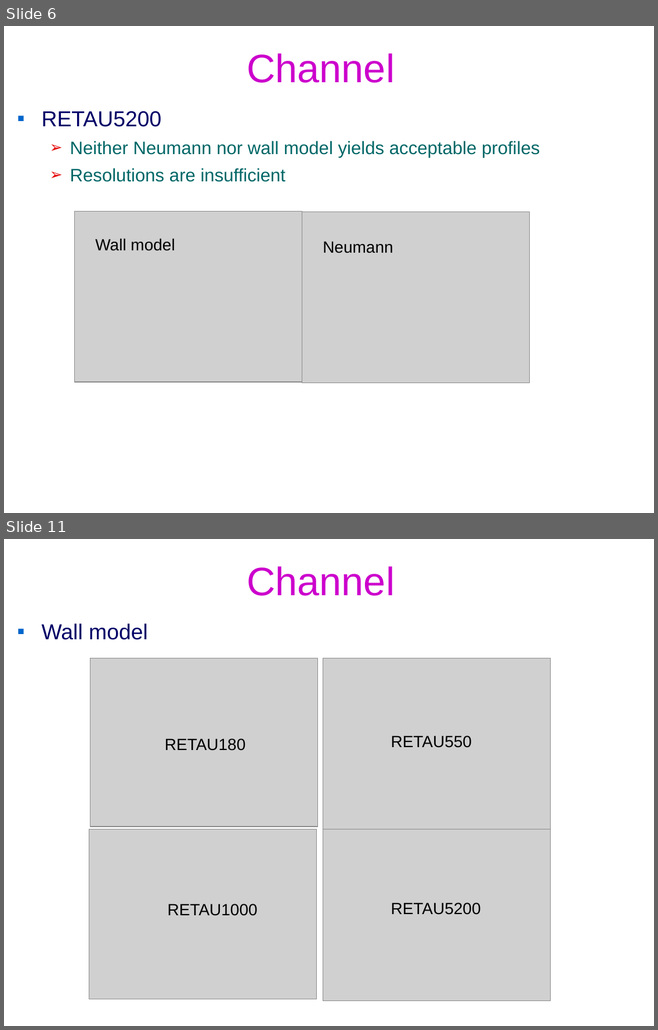
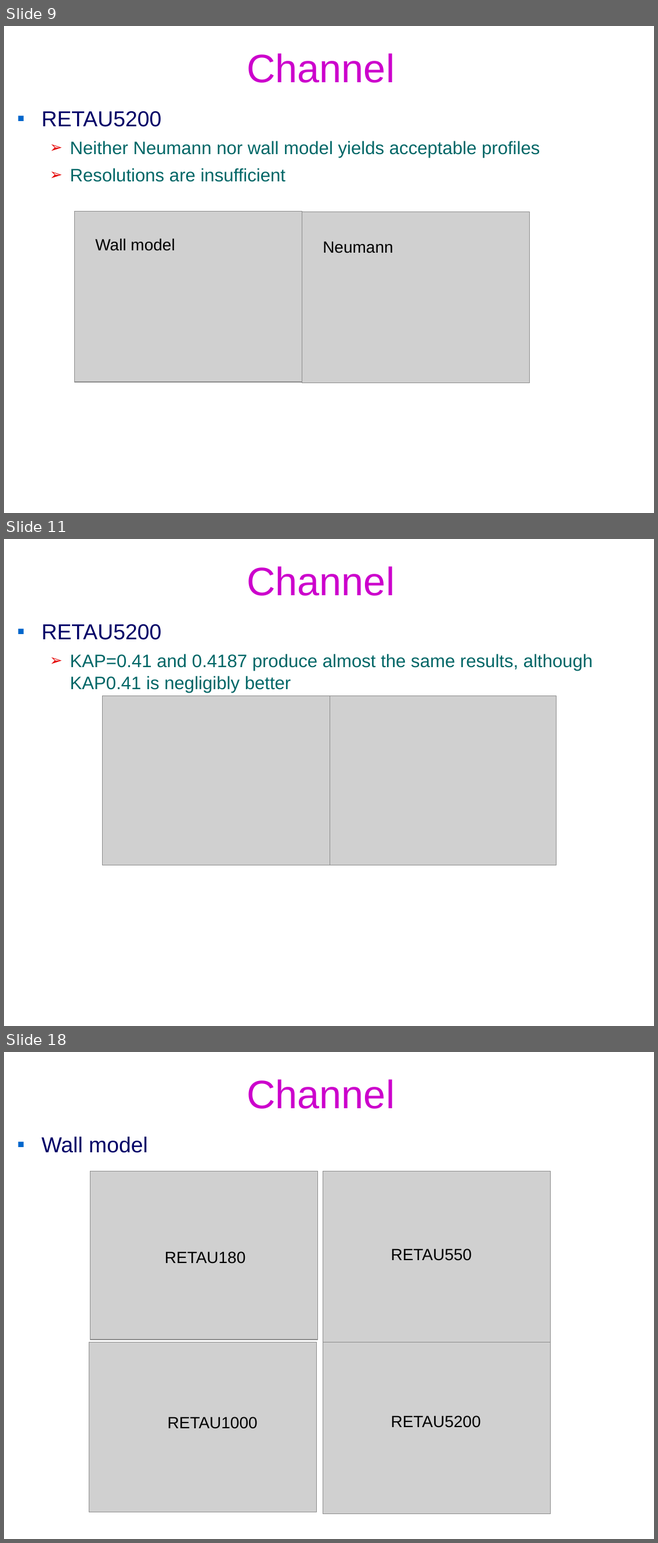
Before and after one commit to federicoVerolini/CaLES, a slide deck: docs/vv.pptx. Shown one above the other, each under a label of ours: slides 6 and 11 before the commit, slides 9, 11 and 18 after it; the slides between them are not shown. The pictures are 658x1030 and 658x1543 pixels, drawn with LibreOffice and Linux fonts; fonts in the diff are those of the drawing; grey boxes stand for pictures; background and template pictures are left out. Boxes give left, top, right and bottom in pixels: in the first picture for what was removed or moved away, otherwise in the second. Text is boxed around its words. In the diff, an @@ line names an element or a change of style, - is before the commit and + after.

```diff
--- a/docs/vv.pptx
+++ b/docs/vv.pptx
@@ slide 11 added at box(4, 539, 654, 1026), background #FFFFFF @@
@@ title added at box(246, 566, 394, 596), 44 pt, text #CC00CC @@
+Channel
@@ text added at box(42, 624, 592, 693), 20 pt, text #006666 @@
+▪ RETAU5200
+  ➢ KAP=0.41 and 0.4187 produce almost the same results, although KAP0.41 is negligibly better
@@ picture added at box(102, 696, 329, 865) @@
@@ picture added at box(329, 696, 556, 865) @@
@@ what was slide 6 is now slide 9 @@
@@ what was slide 11 is now slide 18 @@
```
Also in this commit, not shown: 4 slides changed, 6 other slides added, 8 other files.
